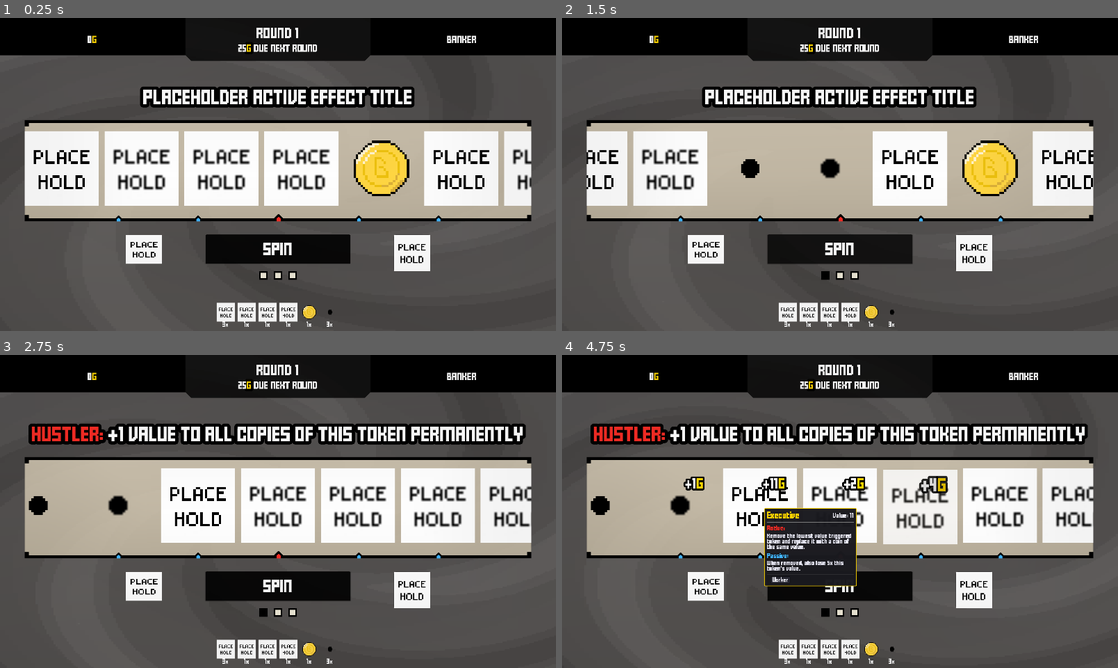
Above: before the commit, frames 1-4 (two rows, left to right).
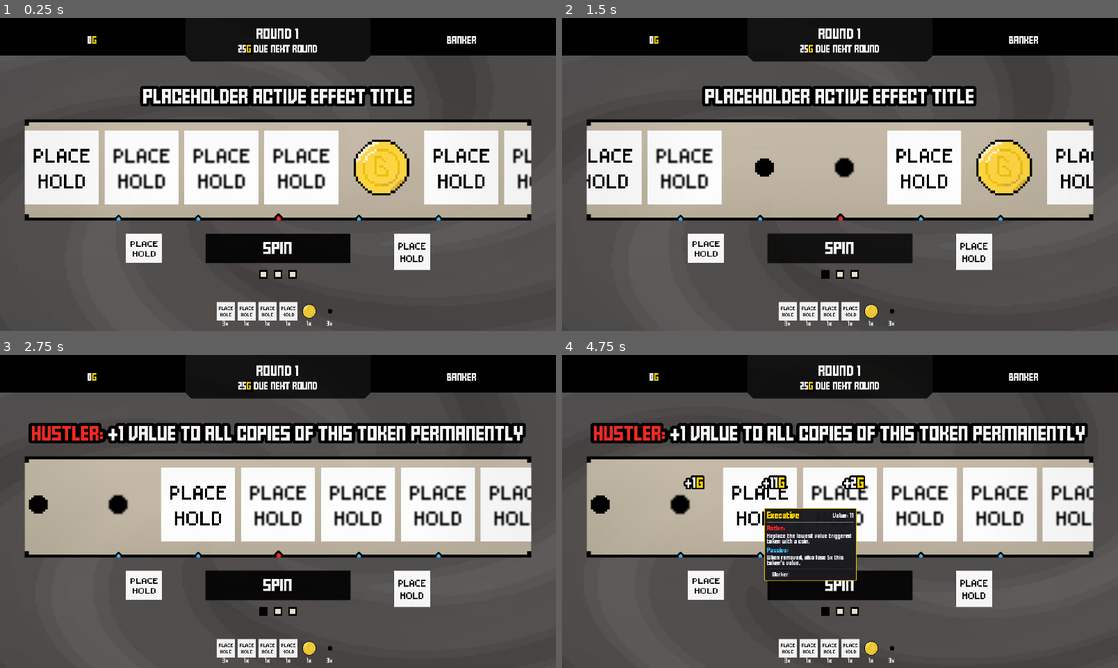
Above: after the commit, the same moments.

Repository: ZhelinWang/one-last-spin
Game: Godot game, scene res://main_ui.tscn
The game is run twice, just before and just after one commit, with the same random seed, the same clock (stepped at 60 frames per second) and the same inputs.
Inputs (mouse positions are in pixels of both pictures, inside the frame that each line leads up to):
- Up to frame 1 (0.25 s): no input
- Up to frame 2 (1.5 s): click "Spin" at 0.5 s; click "Speed up" at 1.25 s
- Up to frame 3 (2.75 s): click (11, 505) at 2.02 s
- Up to frame 4 (4.75 s): click (600, 505) at 2.77 s; click (678, 505) at 3.52 s; click (762, 505) at 4.27 s

The runs differ from the first frame. In frame 1, 5.2% of the frame differs, in the area x 0-100%, y 3-99%; in frame 2, 10%; in frame 3, 5.5%; in frame 4, 6.8%.

Commit message:
added spin variation

Diff:
--- a/main_ui.tscn
+++ b/main_ui.tscn
@@ -267,7 +267,7 @@
 theme_override_constants/margin_left = 0
 theme_override_constants/margin_top = 0
 theme_override_constants/margin_right = 0
-theme_override_constants/margin_bottom = 10
+theme_override_constants/margin_bottom = 5
 
 [node name="topUIContainer" type="HBoxContainer" parent="mainContainer/topUIMarginContainer"]
 layout_mode = 2
@@ -434,6 +434,8 @@
 slot_item_scene = ExtResource("5_sd2ej")
 class_data = ExtResource("6_dnsp1")
 floating_label_scene = ExtResource("7_mcdcf")
+overshoot_slot_fraction = 1.5
+undershoot_slot_fraction = 0.5
 
 [node name="spinner" type="MarginContainer" parent="mainContainer/spinMarginContainer/gameElementsContainer/spinRoot"]
 layout_mode = 1
--- a/spinRoot.gd
+++ b/spinRoot.gd
@@ -21,6 +21,9 @@
 @export var spin_duration_sec := 6
 @export var trans := Tween.TRANS_CUBIC
 @export var easing := Tween.EASE_OUT
+@export_range(0.0, 1.5, 0.01) var overshoot_slot_fraction := 0.65
+@export_range(0.0, 0.5, 0.01) var undershoot_slot_fraction := 0.35
+@export var overshoot_settle_duration := 0.25
 
 # Selector alignment (0 = left, 0.5 = center, 1 = right)
 @export_range(0.0, 1.0, 0.01) var selector_align_ratio := 0.5
@@ -49,6 +52,7 @@
 var _inventory_before_spin: Array = []
 var _inventory_preview_active := false
 var _slot_baseline_tokens: Dictionary = {}
+var _overshoot_offset: float = 0.0
 
 # SFX internals
 var _sfx_pool: Array[AudioStreamPlayer] = []
@@ -283,6 +287,30 @@
 				continue
 			var tok = ctrl.get_meta("token_data")
 			_slot_baseline_tokens[ctrl] = _clone_token_ref(tok)
+func _compute_overshoot_scroll(target_scroll: float) -> float:
+	_overshoot_offset = 0.0
+	if overshoot_slot_fraction <= 0.0:
+		return target_scroll
+	var slot: Control = _slot_for_offset(0)
+	var slot_width: float = 0.0
+	if slot != null:
+		slot_width = slot.size.x
+	if slot_width <= 0.0:
+		return target_scroll
+	var max_over: float = slot_width * overshoot_slot_fraction
+	var max_under: float = slot_width * undershoot_slot_fraction
+	var offset: float = _rng.randf_range(-max_under, max_over)
+	if abs(offset) < 1.0:
+		return target_scroll
+	var max_scroll: int = max(0, int(slots_hbox.size.x - scroll_container.size.x))
+	var candidate: float = clamp(target_scroll + offset, 0.0, float(max_scroll))
+	_overshoot_offset = candidate - target_scroll
+	if abs(_overshoot_offset) < 1.0:
+		_overshoot_offset = 0.0
+		return target_scroll
+	return candidate
+
+
 
 # ---------- Eye hover preview ----------
 func show_base_preview() -> void:
@@ -666,15 +694,25 @@
 
 	# 6) tween
 	_target_scroll = _scroll_for_aligning(slot)
+	var overshoot_scroll := _compute_overshoot_scroll(_target_scroll)
 
 	# Prepare slot-pass thresholds and start polling
-	_prepare_pass_sfx(0.0, float(_target_scroll))
+	var start_scroll := float(scroll_container.scroll_horizontal)
+	_prepare_pass_sfx(start_scroll, overshoot_scroll)
 	set_process(true)
 
 	_current_tween = get_tree().create_tween()
-	_current_tween.tween_property(scroll_container, "scroll_horizontal", _target_scroll, spin_duration_sec).set_trans(trans).set_ease(easing)
+	_current_tween.tween_property(scroll_container, "scroll_horizontal", overshoot_scroll, spin_duration_sec).set_trans(trans).set_ease(easing)
 
 	await _current_tween.finished
+
+	if abs(_overshoot_offset) > 0.5:
+		_current_tween = get_tree().create_tween()
+		_current_tween.tween_property(scroll_container, "scroll_horizontal", _target_scroll, overshoot_settle_duration).set_trans(Tween.TRANS_BACK).set_ease(Tween.EASE_OUT)
+		await _current_tween.finished
+	else:
+		scroll_container.scroll_horizontal = _target_scroll
+
 	_finish_spin()
 
 func _build_strip_for_spin(laps: int) -> int:
--- a/tokens/executive.tres
+++ b/tokens/executive.tres
@@ -17,6 +17,6 @@
 value = 11
 tags = PackedStringArray("Worker")
 abilities = Array[ExtResource("2_abilities")]([SubResource("Resource_executive_active")])
-activeDescription = "Remove the lowest value triggered token and replace it with a coin of the same value."
+activeDescription = "Replace the lowest value triggered token with a coin."
 passiveDescription = "When removed, also lose 5x this token's value."
 metadata/_custom_type_script = "uid://2lqsh3g3xqag"
